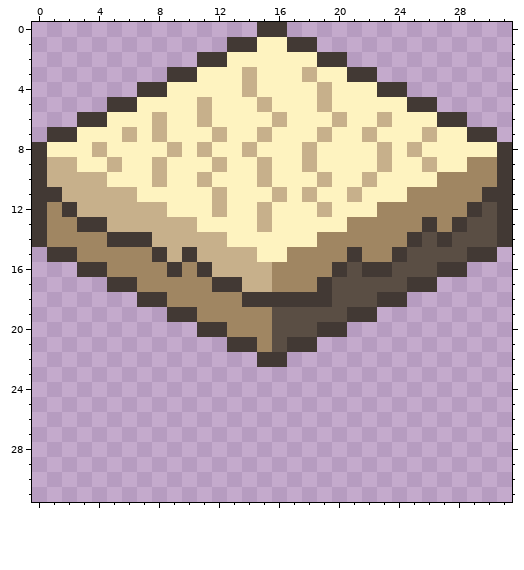
Pixel-art file -- graphics/tilealt.aseprite. The picture above is the old version.
32x32 pixels, 1 frame.
Now the later version:
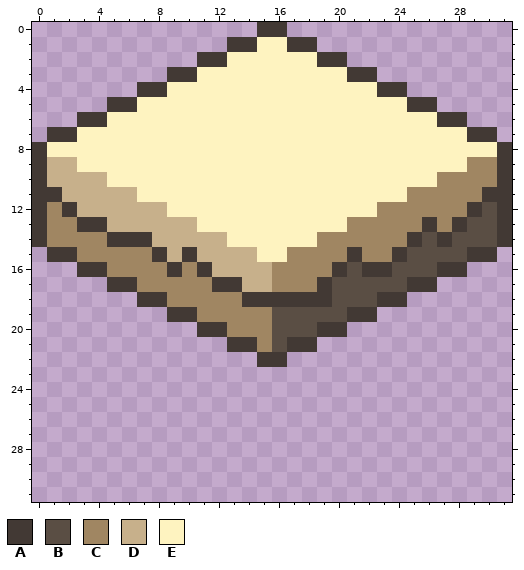
Palette (. is transparent): A #423934  B #5a4e44  C #a08662  D #c7b08b  E #fef3c0
The edit:
y 3: x 14 D -> E; x 18 D -> E
y 4: x 14 D -> E; x 19 D -> E
y 5: x 11 D -> E; x 15 D -> E; x 19 D -> E
y 6: x 8 D -> E; x 11 D -> E; x 16 D -> E; x 20 D -> E; x 23 D -> E
y 7: x 6 D -> E; x 8 D -> E; x 12 D -> E; x 15 D -> E; x 19 D -> E; x 22 D -> E; x 26 D -> E
y 8: x 4 D -> E; x 9 D -> E; x 11 D -> E; x 14 D -> E; x 18 D -> E; x 23 D -> E; x 25 D -> E
y 9: x 5 D -> E; x 8 D -> E; x 12 D -> E; x 15 D -> E; x 18 D -> E; x 23 D -> E; x 26 D -> E
y 10: x 8 D -> E; x 11 D -> E; x 15 D -> E; x 19 D -> E; x 22 D -> E
y 11: x 12 D -> E; x 16 D -> E; x 18 D -> E; x 21 D -> E
y 12: x 12 D -> E; x 15 D -> E; x 19 D -> E
y 13: x 15 D -> E
Boxes around the changes in both pictures, in picture pixels (x1, y1, x2, y2):
changed: (92, 67, 437, 232)
